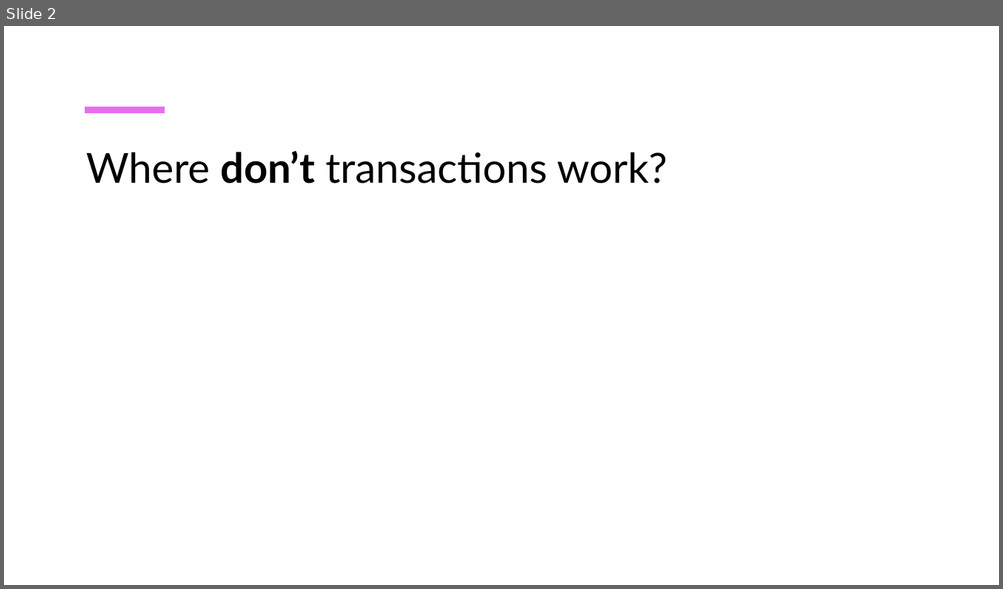
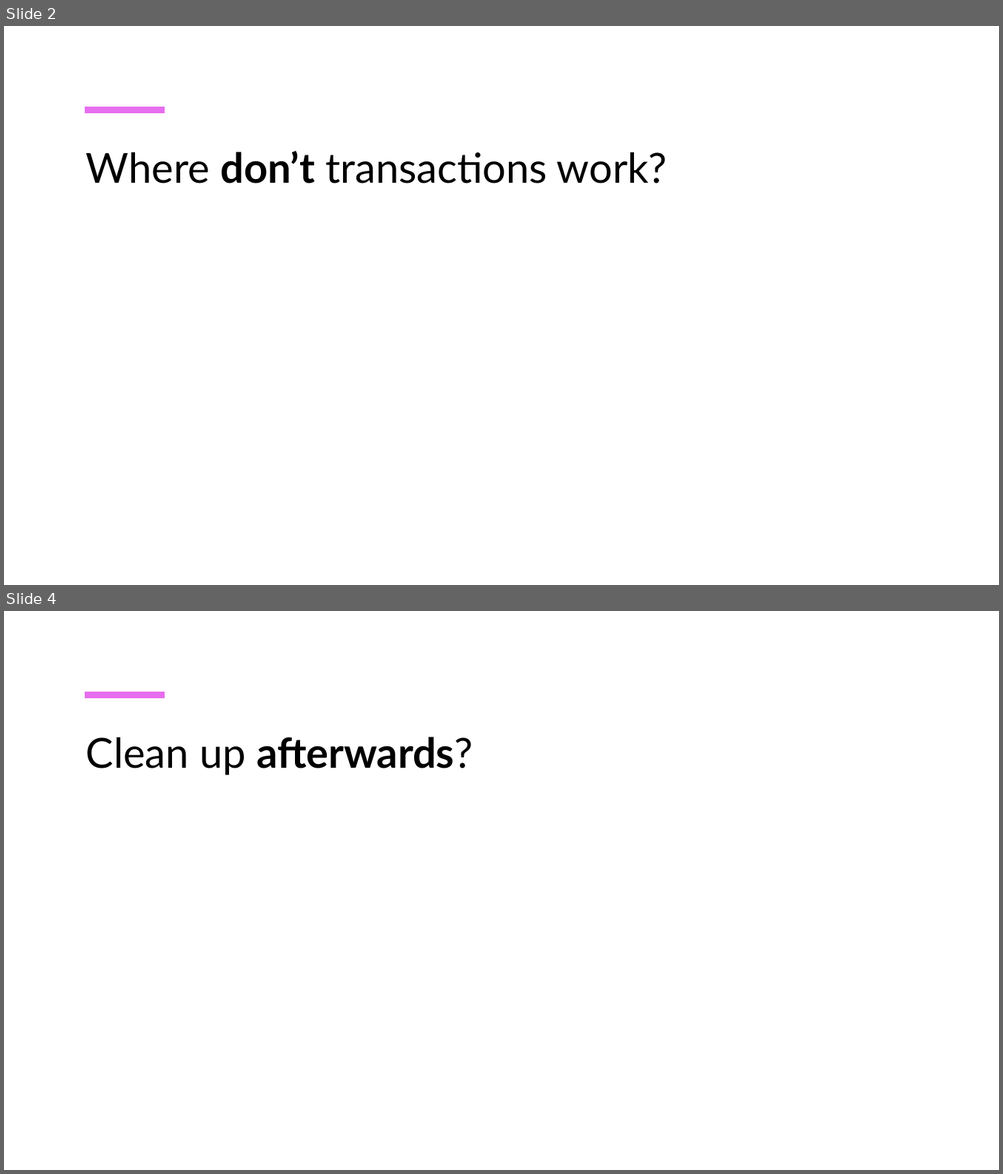
Before and after one commit to MerrionComputing/Presentations, a slide deck: Transactions don’t exist.pptx. Shown one above the other, each under a label of ours: slide 2 before the commit, slides 2 and 4 after it; the slides between them are not shown. The pictures are 1003x589 and 1003x1174 pixels, drawn with LibreOffice and Linux fonts; fonts in the diff are those of the drawing. Boxes give left, top, right and bottom in pixels: in the first picture for what was removed or moved away, otherwise in the second. Text is boxed around its words. In the diff, an @@ line names an element or a change of style, - is before the commit and + after.

```diff
--- a/Transactions don’t exist.pptx
+++ b/Transactions don’t exist.pptx
@@ slide 4 added at (4,611,999,1170), background #FFFFFF; not listed: 1 template element that a slide beside it also shows @@
@@ title added at (86,737,472,775), 40 pt, text #000000, bold @@
+Clean up afterwards?
```
Also in this commit, not shown: 2 other slides added.
